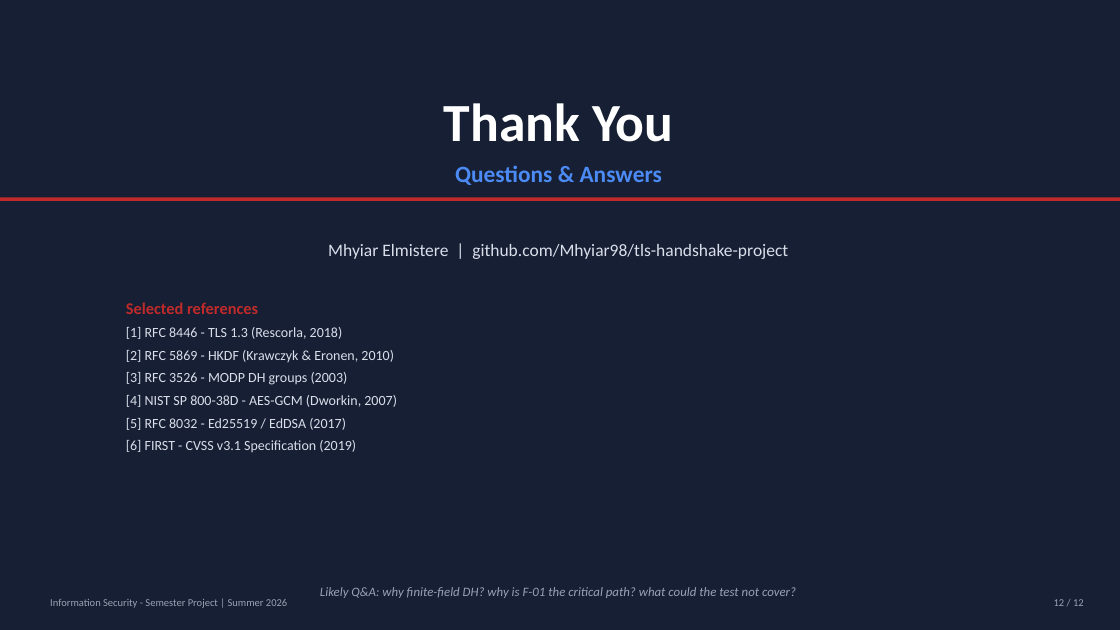
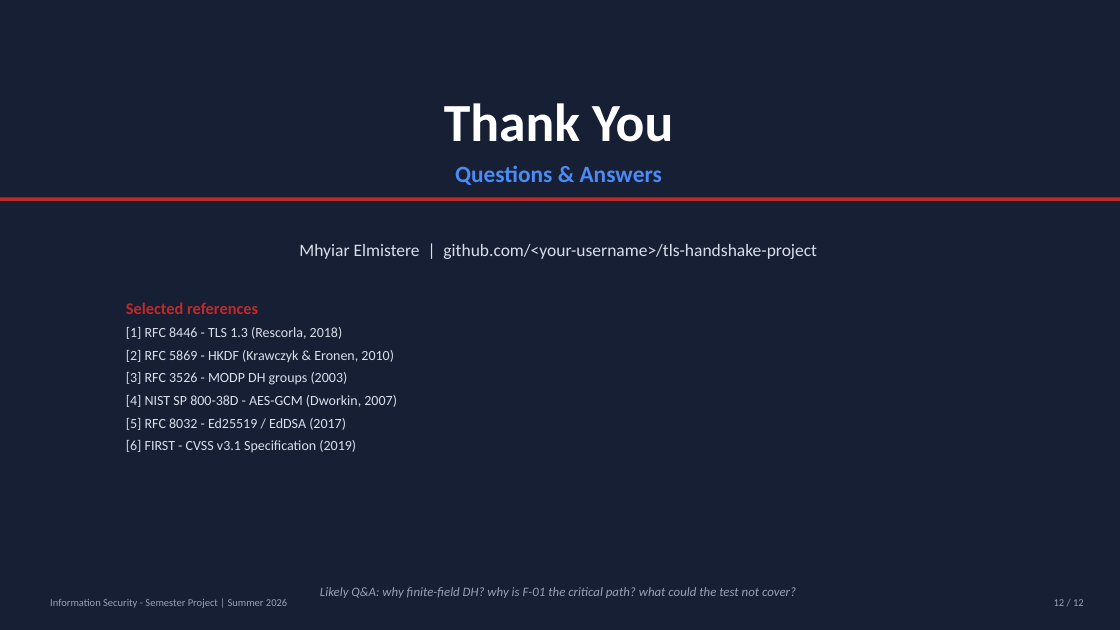
Before and after one commit to Mhyiar98/tls-handshake-project, a slide deck: slide 12 of slides/TLS_Handshake_Presentation.pptx. Drawn at 1120x630 pixels with LibreOffice and Linux fonts; fonts in the diff are those of the drawing. Boxes give left, top, right and bottom in pixels: in the first picture for what was removed or moved away, otherwise in the second. Text is boxed around its words. In the diff, an @@ line names an element or a change of style, - is before the commit and + after.

Commit message:
Regenerate presentation as clean OOXML package for Keynote

```diff
--- a/slides/TLS_Handshake_Presentation.pptx
+++ b/slides/TLS_Handshake_Presentation.pptx
@@ text at bbox=[299, 244, 817, 259]: text changed @@
-Mhyiar Elmistere | github.com/Mhyiar98/tls-handshake-project
+Mhyiar Elmistere | github.com/<your-username>/tls-handshake-project
```
